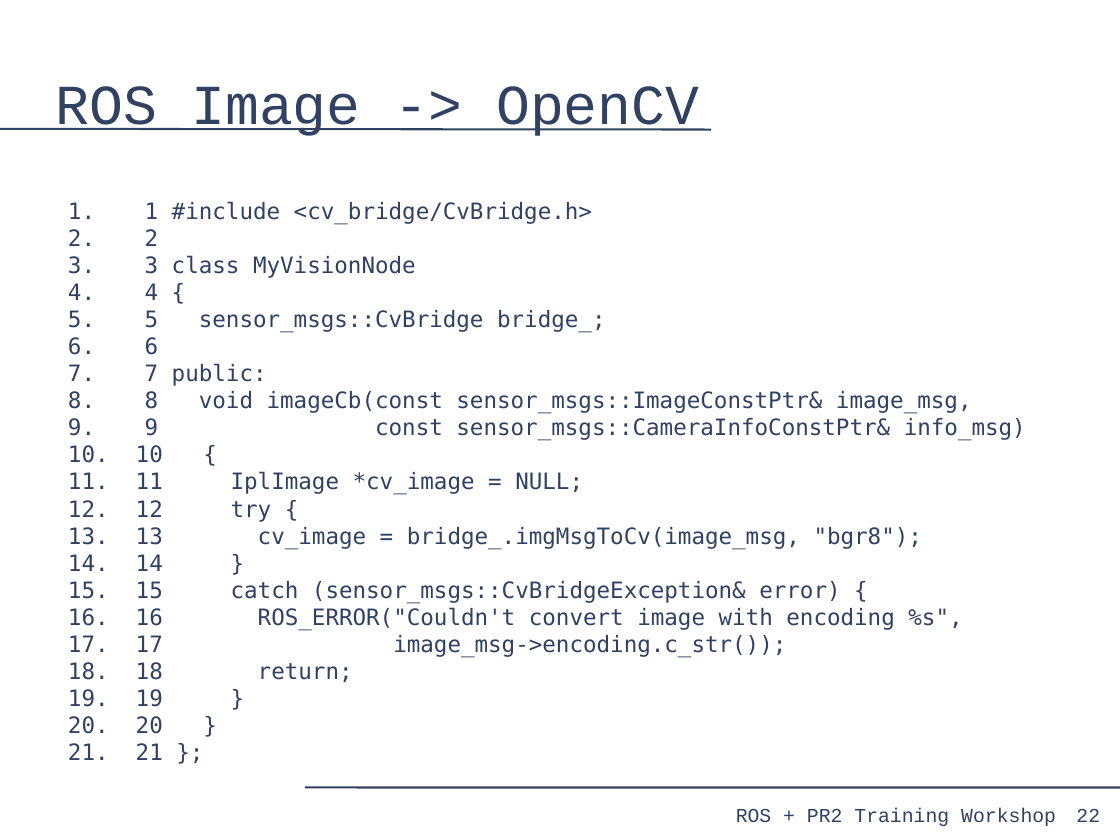
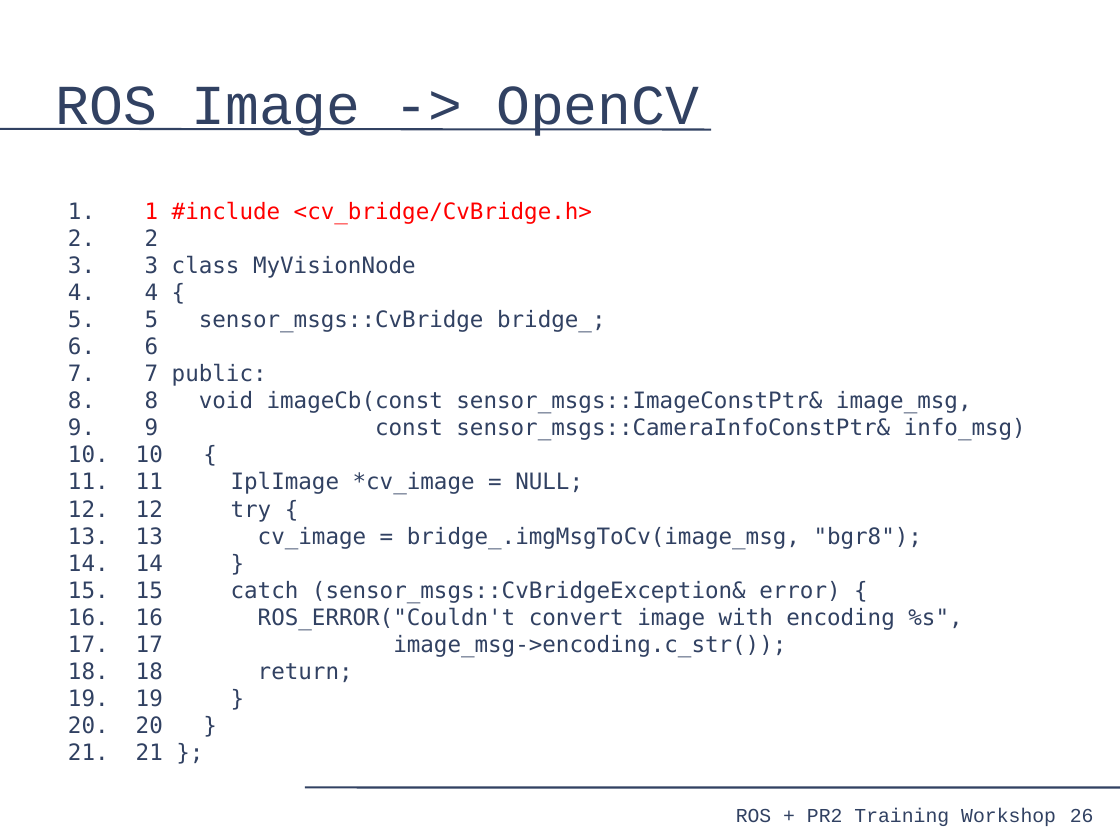
Before and after one commit to PR2/pr2_docs, a slide deck: slide 26 of pr2_training_workshop/processing_camera_data/slides.odp (slide 22 before the commit). Drawn at 1120x840 pixels with LibreOffice and Linux fonts; fonts in the diff are those of the drawing. Boxes give left, top, right and bottom in pixels: in the first picture for what was removed or moved away, otherwise in the second. Text is boxed around its words. In the diff, an @@ line names an element or a change of style, - is before the commit and + after.

```diff
--- a/pr2_training_workshop/processing_camera_data/slides.odp
+++ b/pr2_training_workshop/processing_camera_data/slides.odp
@@ text at [145,201,592,224]: text colour #314162 to #FF0000 in "1 #include <cv_bridge/CvBridge.h>" @@
@@ page number added at [1070,809,1094,822], 14 pt, text #314162 @@
+26
@@ page number removed at [1076,809,1100,822] @@
-22
```
Also in this commit, not shown: 35 other slides changed, 11 slides added.
